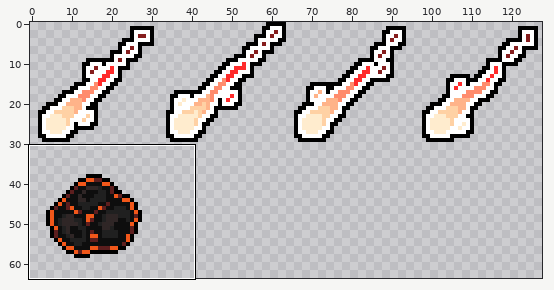
Sprite sheet: res/img/meteor.png. The picture above shows the old version from afar; the outline marks the close-up.
Close-up. As it was:
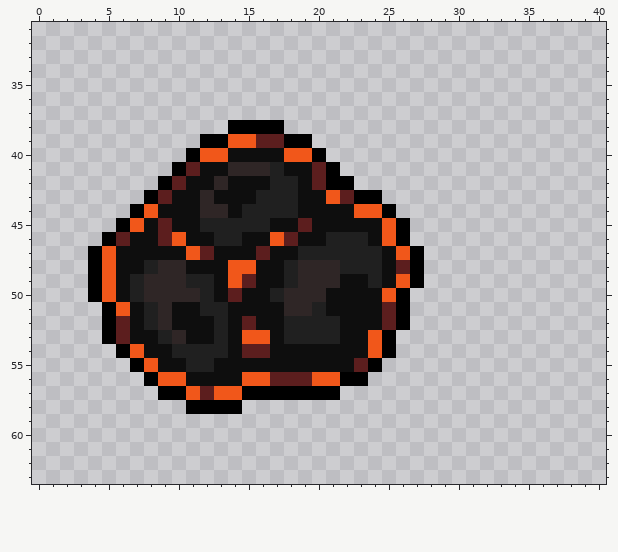
The file is 128x64 pixels. Shown: x 0..40, y 31..63.
New version:
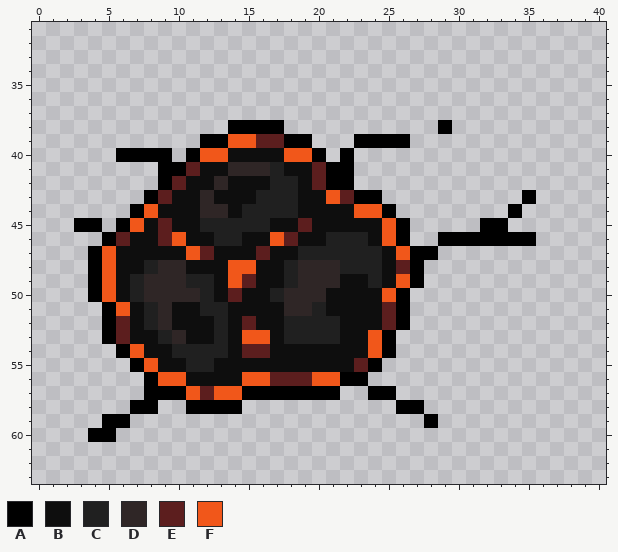
Palette (. is transparent): A #000000  B #0e0e0e  C #202020  D #2f2626  E #5c1e1e  F #f1571a
Edits made:
The edit adds colour A in row 38 at x 29; in row 39 at x 23 to 26; in row 40 at x 6 to 9 and 22; in row 41 at x 9 and 22; in row 43 at x 35; in row 44 at x 34.
The edit adds colour A in row 45 at x 3 to 4 and 32 to 33; in row 46 at x 29 to 35; in row 47 at x 28; in row 57 at x 8 and 24 to 25; in row 58 at x 7 to 8 and 26 to 27; in row 59 at x 5 to 6 and 28.
The edit adds colour A in row 60 at x 4 to 5.
Where, in picture pixels (left, top, right, bottom), the same in both close-ups:
added: (340, 120, 452, 176)
added: (74, 148, 172, 232)
added: (424, 190, 536, 260)
added: (88, 386, 158, 442)
added: (368, 386, 438, 428)
